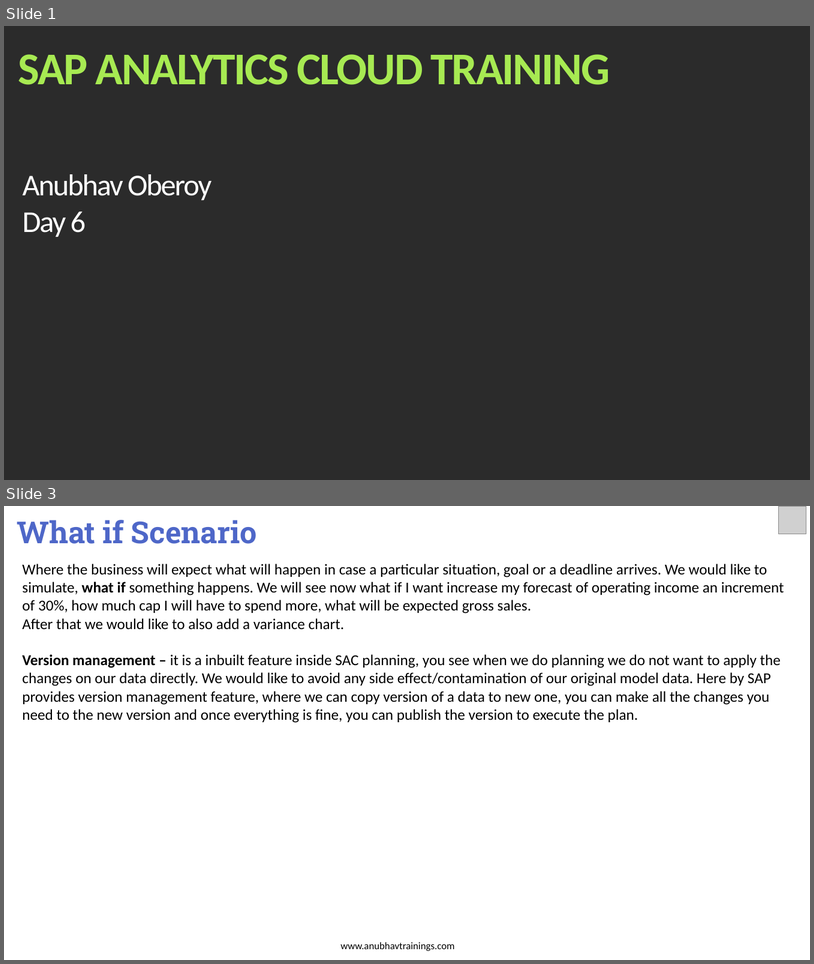
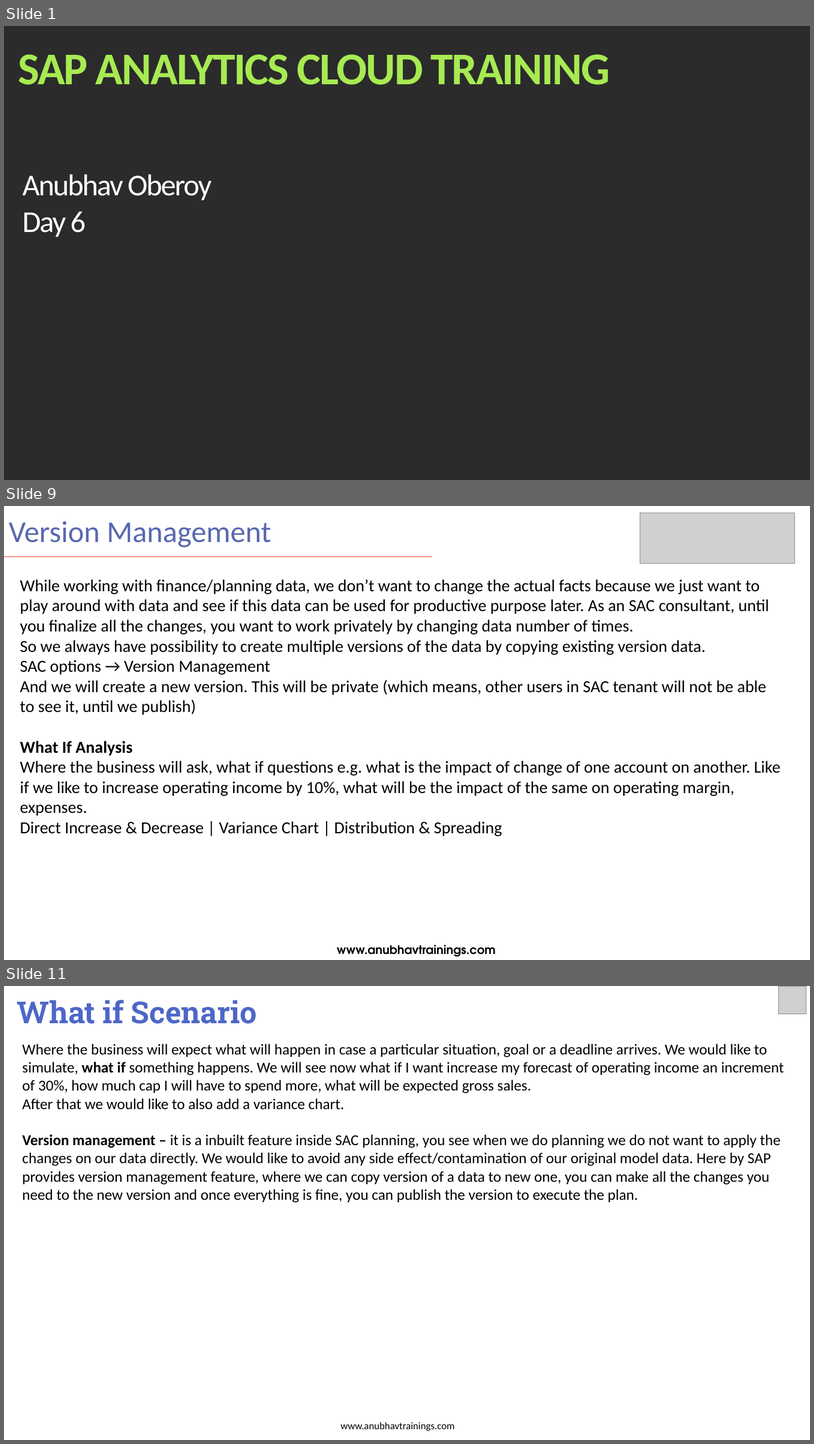
Before and after one commit to soyuztechnologies/SAC_merckgroup, a slide deck: day 6/SAC_Training Day 6.pptx. Shown one above the other, each under a label of ours: slides 1 and 3 before the commit, slides 1, 9 and 11 after it; the slides between them are not shown. The pictures are 814x964 and 814x1444 pixels, drawn with LibreOffice and Linux fonts; fonts in the diff are those of the drawing; grey boxes stand for pictures; background and template pictures are left out; a plain dark background stands for a picture behind light text. Boxes give left, top, right and bottom in pixels: in the first picture for what was removed or moved away, otherwise in the second. Text is boxed around its words. In the diff, an @@ line names an element or a change of style, - is before the commit and + after.

```diff
--- a/day 6/SAC_Training Day 6.pptx
+++ b/day 6/SAC_Training Day 6.pptx
@@ slide 9 added at (4, 506, 810, 960), background #FFFFFF @@
@@ title added at (9, 521, 271, 547), 36 pt, text #5968B0 @@
+Version Management
@@ picture added at (641, 513, 795, 564) @@
@@ line added from (4, 557) to (433, 557), #F14124 1 pt @@
@@ text added at (20, 579, 781, 836), 20 pt, text #000000 @@
+While working with finance/planning data, we don’t want to change the actual facts because we just want to play around with data and see if this data can be used for productive purpose later. As an SAC consultant, until you finalize all the changes, you want to work privately by changing data number of times.
+So we always have possibility to create multiple versions of the data by copying existing version data.
+SAC options → Version Management
+And we will create a new version. This will be private (which means, other users in SAC tenant will not be able to see it, until we publish)
+What If Analysis
+Where the business will ask, what if questions e.g. what is the impact of change of one account on another. Like if we like to increase operating income by 10%, what will be the impact of the same on operating margin, expenses.
+Direct Increase & Decrease | Variance Chart | Distribution & Spreading
@@ text added at (337, 945, 496, 957), 14 pt, text #000000, bold @@
+www.anubhavtrainings.com
@@ what was slide 3 is now slide 11 @@
```
Also in this commit, not shown: 1 slide changed, 7 other slides added, 5 other files.
